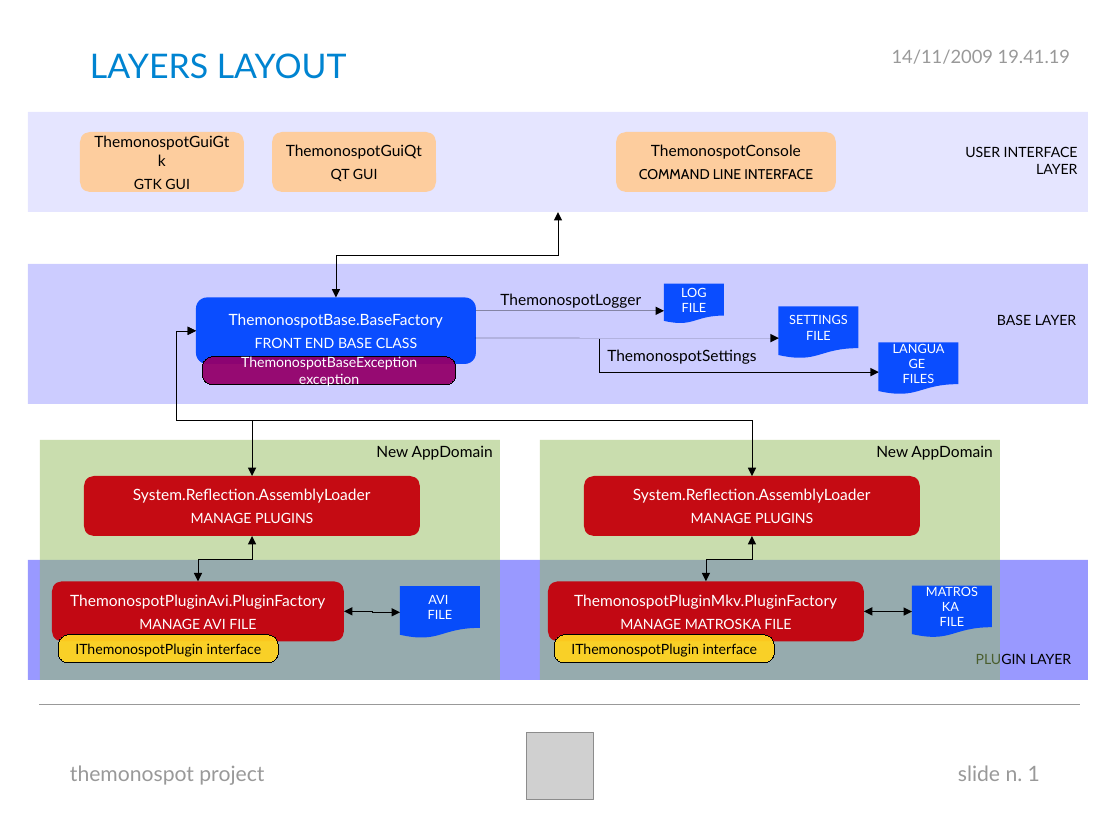
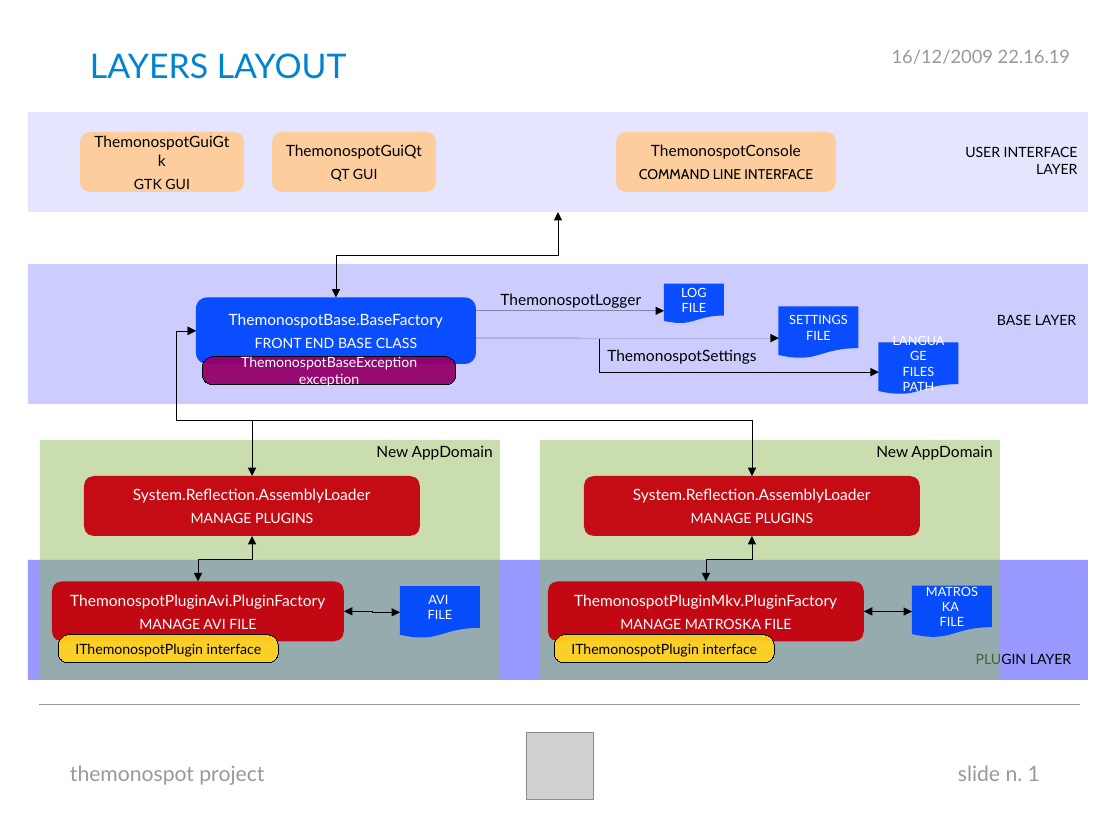
Before and after one commit to armando-basile/themonospot, a slide deck: slide 1 of trunk/docs/software_layout.odp. Drawn at 1120x840 pixels with LibreOffice and Linux fonts; fonts in the diff are those of the drawing; grey boxes stand for pictures. Boxes give left, top, right and bottom in pixels: in the first picture for what was removed or moved away, otherwise in the second. Text is boxed around its words. In the diff, an @@ line names an element or a change of style, - is before the commit and + after.

```diff
--- a/trunk/docs/software_layout.odp
+++ b/trunk/docs/software_layout.odp
@@ text at bbox=[892, 49, 1070, 64]: text changed @@
-14/11/2009 19.41.19
+16/12/2009 22.16.19
@@ text in flow chart document at bbox=[903, 367, 935, 394]: text changed @@
-FILES
+FILES PATH
```
Also in this commit, not shown: 2 other slides changed, 35 other files.
